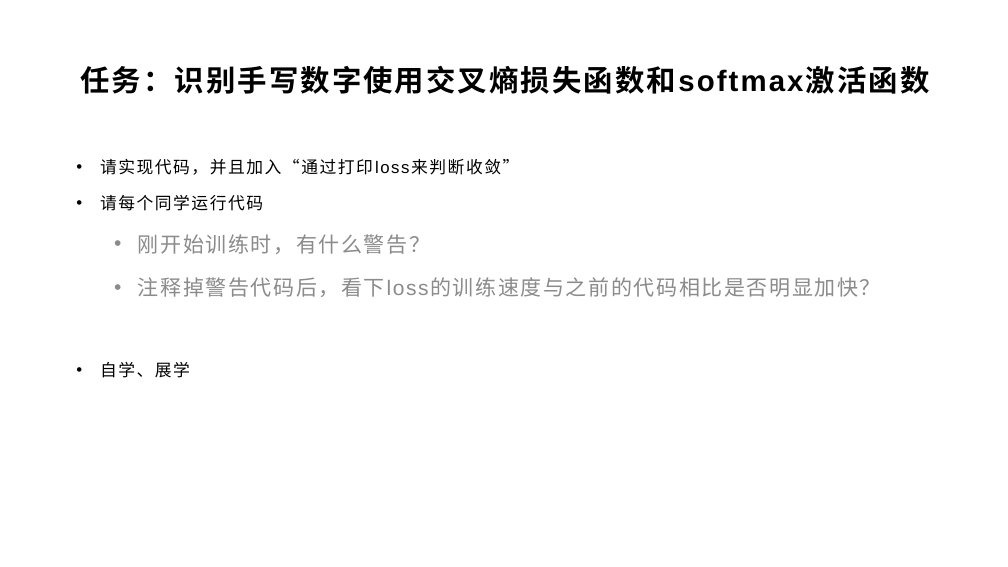
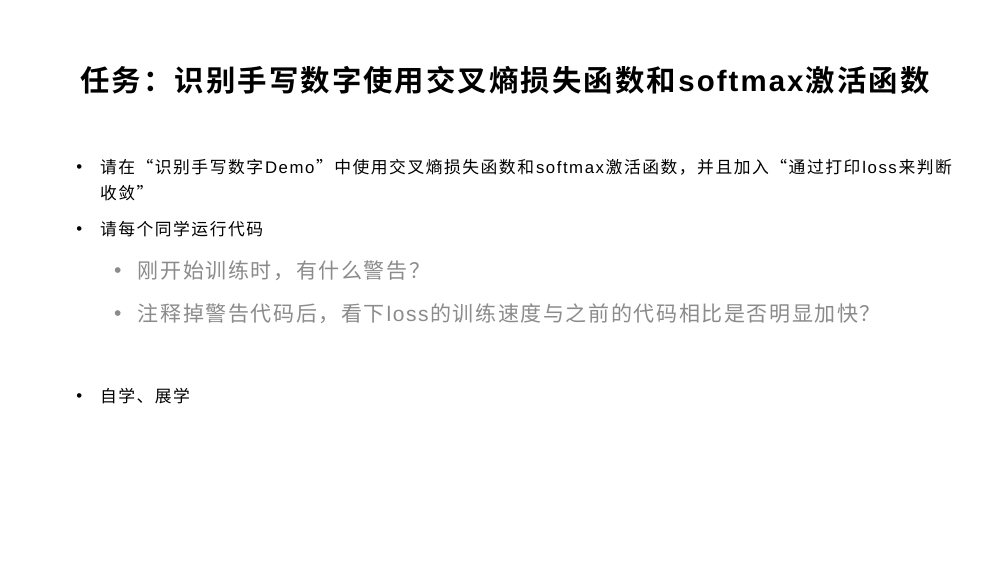
Before and after one commit to yyc-git/DeepLearningEdu, a slide deck: slide 23 of lessons/6_softmax/ppt/使用交叉熵损失函数和Softmax激活函数.pptx. Drawn at 1008x567 pixels with LibreOffice and Linux fonts; fonts in the diff are those of the drawing; background and template pictures are left out. Boxes give left, top, right and bottom in pixels: in the first picture for what was removed or moved away, otherwise in the second. Text is boxed around its words. In the diff, an @@ line names an element or a change of style, - is before the commit and + after.

```diff
--- a/lessons/6_softmax/ppt/使用交叉熵损失函数和Softmax激活函数.pptx
+++ b/lessons/6_softmax/ppt/使用交叉熵损失函数和Softmax激活函数.pptx
@@ text at (100, 159, 861, 175): text changed @@
-• 请实现代码，并且加入“通过打印loss来判断收敛”
+• 请在“识别手写数字Demo”中使用交叉熵损失函数和softmax激活函数，并且加入“通过打印loss来判断收敛”
```
Also in this commit, not shown: 5 other slides changed.
